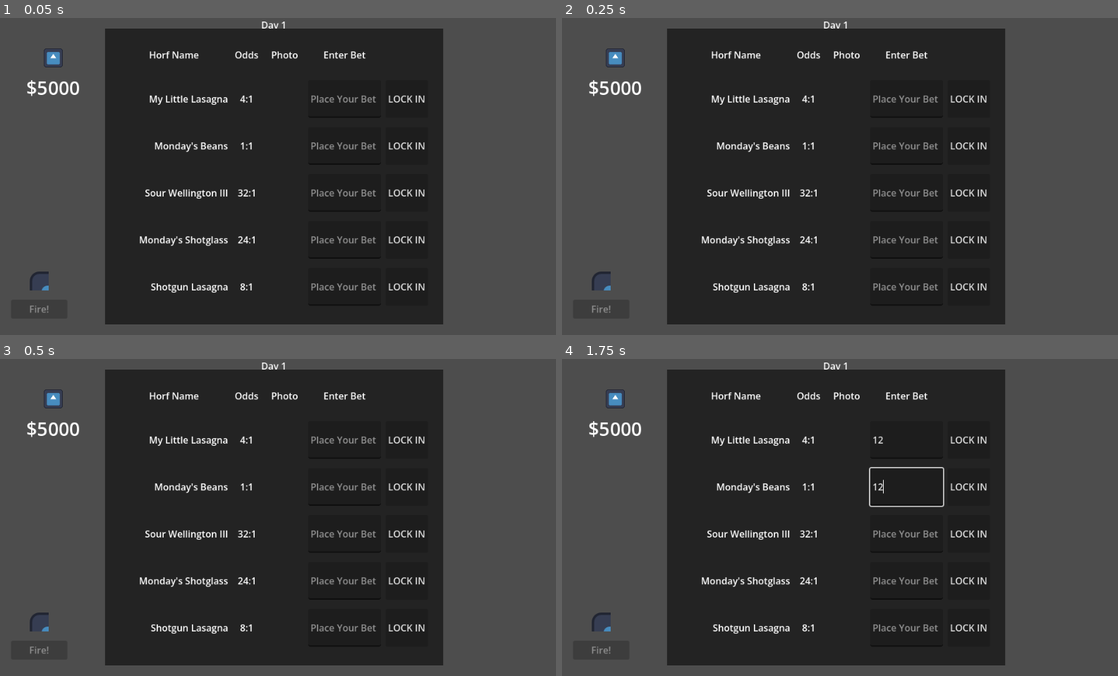
Above: before the commit, frames 1-4 (two rows, left to right).
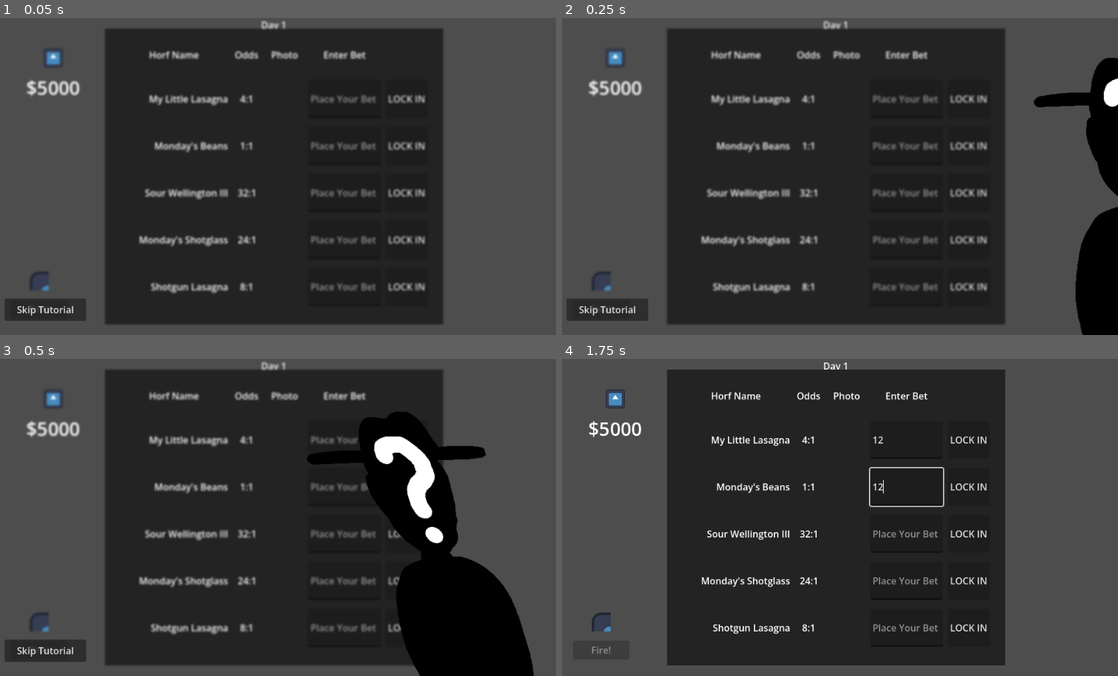
Above: after the commit, the same moments.

Repository: zlounsberry/RedEye-LD59
Game: Godot game, scene res://scenes/main.tscn
Same seed, same stepped clock (60 frames per second), same inputs: the game is played once before the commit and once after it. The engine's default icon, where the game draws it, is replaced by a stand-in: a white triangle on a blue panel in a dark square.
Inputs (mouse positions are in pixels of both pictures, inside the frame that each line leads up to):
- Up to frame 1 (0.05 s): no input
- Up to frame 2 (0.25 s): no input
- Up to frame 3 (0.5 s): no input
- Up to frame 4 (1.75 s): click (606, 650) at 0.5 s, where only the run after the commit has a clickable "Skip Tutorial"; click (906, 438) at 1.27 s; type "12" at 1.35 s; click (906, 485) at 1.5 s; type "12" at 1.58 s; click (906, 533) at 1.73 s

The runs differ from the first frame. In frame 1, 4.1% of the frame differs, in the area x 0-77%, y 0-96%; in frame 2, 9.0%; in frame 3, 17%, in the area x 0-97%, y 0-100%; in frame 4, nothing differs.

Commit message:
getting closer

Diff:
--- /dev/null
+++ b/resources/godot_resources/blur.gdshader
@@ -0,0 +1,14 @@
+shader_type canvas_item;
+
+uniform sampler2D screen_texture: hint_screen_texture, repeat_disable, filter_linear_mipmap;
+uniform float blur_amount : hint_range(0, 3.5) = 0.0; // Strength of the blur effect
+
+void fragment() {
+    // Original color of the pixel from the screen
+    vec4 pixelColor = texture(screen_texture, UV);
+
+    // Color with blur effect from the screen
+    vec4 blurColor = textureLod(screen_texture, SCREEN_UV, blur_amount);
+
+    COLOR = blurColor;
+}
--- a/scenes/horf.tscn
+++ b/scenes/horf.tscn
@@ -39,6 +39,18 @@
 "transitions": PackedFloat32Array(1),
 "update": 0,
 "values": [0.0]
+}
+tracks/2/type = "value"
+tracks/2/imported = false
+tracks/2/enabled = true
+tracks/2/path = NodePath("Path2D/PathFollow2D/Horf:position")
+tracks/2/interp = 1
+tracks/2/loop_wrap = true
+tracks/2/keys = {
+"times": PackedFloat32Array(0),
+"transitions": PackedFloat32Array(1),
+"update": 0,
+"values": [Vector2(0, 0)]
 }
 
 [sub_resource type="Animation" id="Animation_6nhuy"]
@@ -71,10 +83,29 @@
 "values": [Vector2(0.5, 0.5), Vector2(0.55, 0.55), Vector2(0.5, 0.5), Vector2(0.55, 0.55), Vector2(0.5, 0.5)]
 }
 
+[sub_resource type="Animation" id="Animation_4hw04"]
+resource_name = "scared"
+length = 0.52
+loop_mode = 1
+step = 0.01
+tracks/0/type = "value"
+tracks/0/imported = false
+tracks/0/enabled = true
+tracks/0/path = NodePath("Path2D/PathFollow2D/Horf:position")
+tracks/0/interp = 1
+tracks/0/loop_wrap = true
+tracks/0/keys = {
+"times": PackedFloat32Array(0, 0.02, 0.04, 0.06, 0.08, 0.099999994, 0.12, 0.14, 0.16, 0.17999999, 0.19999999, 0.22, 0.24, 0.26, 0.28, 0.3, 0.32, 0.33999997, 0.35999998, 0.38, 0.39999998, 0.42, 0.44, 0.46, 0.48, 0.49999997, 0.52),
+"transitions": PackedFloat32Array(1, 1, 1, 1, 1, 1, 1, 1, 1, 1, 1, 1, 1, 1, 1, 1, 1, 1, 1, 1, 1, 1, 1, 1, 1, 1, 1),
+"update": 1,
+"values": [Vector2(0, 0), Vector2(1, 1), Vector2(0, 0), Vector2(-1, -1), Vector2(0, 0), Vector2(2, -2), Vector2(0, 0), Vector2(-2, 2), Vector2(0, 0), Vector2(1, 1), Vector2(0, 0), Vector2(-1, -1), Vector2(0, 0), Vector2(2, -2), Vector2(0, 0), Vector2(-2, 2), Vector2(0, 0), Vector2(1, 1), Vector2(0, 0), Vector2(-1, -1), Vector2(0, 0), Vector2(2, -2), Vector2(0, 0), Vector2(-2, 2), Vector2(0, 0), Vector2(1, 1), Vector2(0, 0)]
+}
+
 [sub_resource type="AnimationLibrary" id="AnimationLibrary_60tau"]
 _data = {
 &"RESET": SubResource("Animation_s5b6s"),
-&"run": SubResource("Animation_6nhuy")
+&"run": SubResource("Animation_6nhuy"),
+&"scared": SubResource("Animation_4hw04")
 }
 
 [sub_resource type="Animation" id="Animation_60tau"]
@@ -168,6 +199,10 @@
 [node name="Horf" type="Sprite2D" parent="Path2D/PathFollow2D" unique_id=434169828]
 scale = Vector2(0.5, 0.5)
 texture = ExtResource("1_00vqn")
+
+[node name="Locked" type="Label" parent="Path2D/PathFollow2D/Horf" unique_id=1881174847]
+offset_right = 40.0
+offset_bottom = 23.0
 
 [node name="Emote" type="Sprite2D" parent="Path2D/PathFollow2D" unique_id=729160741]
 texture_filter = 1
@@ -215,6 +250,15 @@
 layout_mode = 2
 text = "Win"
 
+[node name="Bet" type="Label" parent="." unique_id=1937185740]
+offset_left = -32.0
+offset_top = -24.0
+offset_right = 32.0
+offset_bottom = 24.0
+theme_override_font_sizes/font_size = 18
+horizontal_alignment = 1
+vertical_alignment = 1
+
 [connection signal="mouse_entered" from="Path2D/PathFollow2D/MouseHitbox" to="." method="_on_mouse_hitbox_mouse_entered"]
 [connection signal="mouse_exited" from="Path2D/PathFollow2D/MouseHitbox" to="." method="_on_mouse_hitbox_mouse_exited"]
 [connection signal="timeout" from="ChangeSpeed" to="." method="_on_change_speed_timeout"]
--- /dev/null
+++ b/scenes/menus/game_over.tscn
@@ -0,0 +1,13 @@
+[gd_scene format=3 uid="uid://b2frlq6axenbe"]
+
+[ext_resource type="Script" uid="uid://degno6f50f33m" path="res://scripts/menus/game_over.gd" id="1_ujjcl"]
+
+[node name="GameOver" type="Control" unique_id=866343158]
+layout_mode = 3
+anchors_preset = 0
+script = ExtResource("1_ujjcl")
+
+[node name="ColorRect" type="ColorRect" parent="." unique_id=816525305]
+layout_mode = 0
+offset_right = 40.0
+offset_bottom = 40.0
--- /dev/null
+++ b/scenes/stranger.tscn
@@ -0,0 +1,155 @@
+[gd_scene format=3 uid="uid://cjxlxx057f5gc"]
+
+[ext_resource type="Shader" uid="uid://dans0r71nqdut" path="res://resources/godot_resources/blur.gdshader" id="1_fallq"]
+[ext_resource type="Script" uid="uid://bn6xihfjwnwe" path="res://scripts/stranger.gd" id="1_kdpdp"]
+[ext_resource type="Texture2D" uid="uid://dxluetgnmx57p" path="res://icon.svg" id="3_w1sbw"]
+[ext_resource type="Texture2D" uid="uid://c7ic4ww6b0kp7" path="res://resources/sprites/stranger.png" id="4_m0c2h"]
+
+[sub_resource type="ShaderMaterial" id="ShaderMaterial_qd7sj"]
+shader = ExtResource("1_fallq")
+shader_parameter/blur_amount = 1.0000000475
+
+[sub_resource type="Animation" id="Animation_7fee1"]
+length = 0.001
+tracks/0/type = "value"
+tracks/0/imported = false
+tracks/0/enabled = true
+tracks/0/path = NodePath("Stranger:position")
+tracks/0/interp = 1
+tracks/0/loop_wrap = true
+tracks/0/keys = {
+"times": PackedFloat32Array(0),
+"transitions": PackedFloat32Array(1),
+"update": 0,
+"values": [Vector2(1183, 276)]
+}
+tracks/1/type = "value"
+tracks/1/imported = false
+tracks/1/enabled = true
+tracks/1/path = NodePath("Stranger:skew")
+tracks/1/interp = 1
+tracks/1/loop_wrap = true
+tracks/1/keys = {
+"times": PackedFloat32Array(0),
+"transitions": PackedFloat32Array(1),
+"update": 0,
+"values": [0.0]
+}
+tracks/2/type = "value"
+tracks/2/imported = false
+tracks/2/enabled = true
+tracks/2/path = NodePath("Panel:modulate")
+tracks/2/interp = 1
+tracks/2/loop_wrap = true
+tracks/2/keys = {
+"times": PackedFloat32Array(0),
+"transitions": PackedFloat32Array(1),
+"update": 0,
+"values": [Color(1, 1, 1, 0)]
+}
+
+[sub_resource type="Animation" id="Animation_1m1x2"]
+resource_name = "enter"
+length = 1.25
+step = 0.01
+tracks/0/type = "value"
+tracks/0/imported = false
+tracks/0/enabled = true
+tracks/0/path = NodePath("Stranger:position")
+tracks/0/interp = 1
+tracks/0/loop_wrap = true
+tracks/0/keys = {
+"times": PackedFloat32Array(0, 0.39, 0.59, 1),
+"transitions": PackedFloat32Array(1, 1, 1, 1),
+"update": 0,
+"values": [Vector2(1183, 276), Vector2(683, 276), Vector2(595, 324), Vector2(683, 276)]
+}
+tracks/1/type = "value"
+tracks/1/imported = false
+tracks/1/enabled = true
+tracks/1/path = NodePath("Stranger:skew")
+tracks/1/interp = 1
+tracks/1/loop_wrap = true
+tracks/1/keys = {
+"times": PackedFloat32Array(0, 0.38999993, 0.59, 1),
+"transitions": PackedFloat32Array(1, 1, 1, 1),
+"update": 0,
+"values": [0.0, 0.0, -0.6335545184739417, 0.0]
+}
+tracks/2/type = "value"
+tracks/2/imported = false
+tracks/2/enabled = true
+tracks/2/path = NodePath("Panel:modulate")
+tracks/2/interp = 1
+tracks/2/loop_wrap = true
+tracks/2/keys = {
+"times": PackedFloat32Array(1, 1.25),
+"transitions": PackedFloat32Array(1, 1),
+"update": 0,
+"values": [Color(1, 1, 1, 0), Color(1, 1, 1, 1)]
+}
+
+[sub_resource type="AnimationLibrary" id="AnimationLibrary_3dvx7"]
+_data = {
+&"RESET": SubResource("Animation_7fee1"),
+&"enter": SubResource("Animation_1m1x2")
+}
+
+[sub_resource type="StyleBoxFlat" id="StyleBoxFlat_kdpdp"]
+bg_color = Color(0.13605595, 0.13605595, 0.13605595, 1)
+
+[node name="Stranger" type="Control" unique_id=368258073]
+process_mode = 3
+z_index = 2
+layout_mode = 3
+anchors_preset = 0
+script = ExtResource("1_kdpdp")
+
+[node name="Blur" type="Sprite2D" parent="." unique_id=1959138848]
+material = SubResource("ShaderMaterial_qd7sj")
+position = Vector2(478.5, 263.5)
+scale = Vector2(8.4765625, 5.1171875)
+texture = ExtResource("3_w1sbw")
+
+[node name="Stranger" type="Sprite2D" parent="." unique_id=1553198031]
+position = Vector2(1183, 276)
+texture = ExtResource("4_m0c2h")
+
+[node name="EntryAnim" type="AnimationPlayer" parent="." unique_id=500994981]
+libraries/ = SubResource("AnimationLibrary_3dvx7")
+
+[node name="Panel" type="Panel" parent="." unique_id=139046825]
+modulate = Color(1, 1, 1, 0)
+layout_mode = 0
+offset_left = 183.0
+offset_top = 350.0
+offset_right = 630.0
+offset_bottom = 516.0
+theme_override_styles/panel = SubResource("StyleBoxFlat_kdpdp")
+
+[node name="Label" type="Label" parent="Panel" unique_id=2134657505]
+modulate = Color(1, 1, 1, 0)
+layout_mode = 1
+anchors_preset = 15
+anchor_right = 1.0
+anchor_bottom = 1.0
+offset_left = 28.0
+offset_top = 20.0
+offset_right = -28.0
+offset_bottom = -20.0
+grow_horizontal = 2
+grow_vertical = 2
+text = "And in a real pinch, no one is going to notice if your starter pistol pops off an extra time during the race, right? Those things are finicky! Just make sure your horf is locked in when you do it, eh?"
+horizontal_alignment = 1
+autowrap_mode = 2
+
+[node name="Skip" type="Button" parent="." unique_id=807826555]
+layout_mode = 0
+offset_left = 21.0
+offset_top = 478.0
+offset_right = 160.0
+offset_bottom = 516.0
+text = "Skip Tutorial
+"
+
+[connection signal="pressed" from="Skip" to="." method="_on_skip_pressed"]
--- a/scripts/horf.gd
+++ b/scripts/horf.gd
@@ -2,6 +2,10 @@
 
 const VELOCITY_UPDATES: int = 5
 const LOCK = preload("uid://b6r00itrrxmyd")
+const CONFUSED = preload("uid://cif4ww0qkyk26")
+const SCARED = preload("uid://cee0bckx7vjr2")
+const Z = preload("uid://jg5gpvumrfgl")
+
 
 @onready var path_follow_2d: PathFollow2D = $Path2D/PathFollow2D
 @onready var change_speed_timer: Timer = $ChangeSpeed
@@ -38,6 +42,16 @@
 	_connect_signals()
 
 
+func _physics_process(delta: float) -> void:
+	if race_over:
+		return
+	$Path2D/PathFollow2D/Horf/Locked.text = str(locked_in)
+	path_follow_2d.progress += (speed * delta * speed_modifier)
+	if path_follow_2d.progress_ratio >= 1.0:
+		print("horf wins!")
+		Signals.horf_is_winner.emit(horf_id)
+
+
 func assign_values_based_on_id() -> void:
 	if not GameData.HORF_DICT.has(horf_id):
 		print("out of range error")
@@ -68,17 +82,9 @@
 
 
 func _connect_signals() -> void:
+	Signals.misfire_gun.connect(_on_misfire_gun)
 	Signals.start_race.connect(_race_start)
 	Signals.horf_is_winner.connect(_race_over)
-
-
-func _physics_process(delta: float) -> void:
-	if race_over:
-		return
-	path_follow_2d.progress += (speed * delta * speed_modifier)
-	if path_follow_2d.progress_ratio >= 1.0:
-		print("horf wins!")
-		Signals.horf_is_winner.emit(horf_id)
 
 
 func _update_current_speed() -> void:
@@ -125,8 +131,23 @@
 func _on_misfire_gun() -> void:
 	if locked_in:
 		return
+	lock_in_timer.stop()
+	change_speed_timer.stop()
 	speed = 0
+	emote_sprite.texture = SCARED
+	emote_anim.play("show")
+	await emote_anim.animation_finished
+	emote_anim.play("idle")
+	await get_tree().create_timer(6.0).timeout
+	emote_anim.play_backwards("show")
+	horf_anim.play("run")
+	_update_current_speed()
 	change_speed_timer.start()
+	lock_in_timer.start()
+
+
+func populate_bet_text(amount: int) -> void:
+	$Bet.text = str(amount)
 
 
 func _on_change_speed_timeout() -> void:
@@ -136,14 +157,16 @@
 func _on_lock_in_timeout() -> void:
 	if locked_in:
 		return
+	var random_float: float = randf()
+	if random_float >= lock_in_likelihood:
+		locked_in = false
+		return
 	lock_in_timer.stop()
-	var random_float: float = randf()
-	if random_float <= lock_in_likelihood:
-		locked_in = true
-		emote_sprite.texture = LOCK
-		emote_anim.play("show")
-		await emote_anim.animation_finished
-		emote_anim.play("idle")
+	locked_in = true
+	emote_sprite.texture = LOCK
+	emote_anim.play("show")
+	await emote_anim.animation_finished
+	emote_anim.play("idle")
 	await get_tree().create_timer(3.0).timeout
 	locked_in = false
 	lock_in_timer.start()
--- a/scripts/main.gd
+++ b/scripts/main.gd
@@ -1,6 +1,8 @@
 extends Control
 
 const HORF_ID_ARRAY: Array = [0,1,2,3,4,5,6,7]
+const STRANGER = preload("uid://cjxlxx057f5gc")
+
 
 @onready var day_title: RichTextLabel = $DayTitle
 @onready var place_bets_menu: Panel = $PlaceBetsMenu
@@ -18,6 +20,13 @@
 		day_title.text = str("[center]Day ", GameData.current_day)
 	else:
 		day_title.text = str("[center][shake]Day ", GameData.current_day)
+		var stranger = STRANGER.instantiate()
+		stranger.text_id = 1
+		add_child(stranger)
+	if GameData.current_day == 1:
+		var stranger = STRANGER.instantiate()
+		stranger.text_id = 0
+		add_child(stranger)
 	var random_horf_id_array = _randomize_id_array()
 	_assign_horf_ids(random_horf_id_array)
 	await get_tree().process_frame
@@ -53,6 +62,9 @@
 	if horf_bet_dict.has(horf_id):
 		prints(amount, "on horf", horf_id)
 		horf_bet_dict[horf_id] = amount
+	for horf_child in get_tree().get_nodes_in_group("horf"):
+		if horf_id == horf_child.horf_id:
+			horf_child.populate_bet_text(amount)
 
 
 func _populate_betting_menu() -> void:
--- /dev/null
+++ b/scripts/menus/game_over.gd
@@ -0,0 +1,6 @@
+extends Control
+
+@export var player_wins: bool = false
+
+func _ready() -> void:
+	pass
--- a/scripts/menus/money_ui.gd
+++ b/scripts/menus/money_ui.gd
@@ -10,9 +10,7 @@
 
 
 func _change_number(delta: int) -> void:
-	print("_change_number")
 	get_tree().paused = true
-	anim.play("shake")
 	var new_value = GameData.current_money + delta
 	while GameData.current_money != new_value:
 		var money_iteration: int
--- a/scripts/menus/place_bet_menu.gd
+++ b/scripts/menus/place_bet_menu.gd
@@ -74,7 +74,6 @@
 	name_4.text = str(horf_name_first_4, " ", horf_name_last_4)
 	odds_4.text = str(odds_to_one_4, ":1")
 	sprite_4.texture = load(horf_photo_path_4)
-	print('text populated', odds_to_one_4)
 
 
 func show_popup() -> void:
--- a/scripts/signal_gun.gd
+++ b/scripts/signal_gun.gd
@@ -16,6 +16,7 @@
 
 
 func _start_race() -> void:
+	race_started = true
 	fire.disabled = true
 	fire.text = '\"Misfire\"'
 	cooldown.start()
@@ -25,14 +26,17 @@
 
 
 func _misfire_gun() -> void:
+	print("_misfire_gun")
 	Signals.misfire_gun.emit()
 	gun.play("fire")
 	fire_sound.play()
-	cooldown.start()
+	fire.disabled = false
+	fire.text = 'No Ammo'
 
 
 func _on_fire_pressed() -> void:
 	if race_started:
+		print("misfiring _on_fire_pressed")
 		_misfire_gun()
 	else:
 		_start_race()
--- /dev/null
+++ b/scripts/stranger.gd
@@ -0,0 +1,71 @@
+extends Control
+
+const TEXT_DICT: Dictionary = {
+	0: {
+		0: "Another fine day at the office, eh? *Ahem*... Boss sent me to collect your debt by the end of the week.",
+		1: "No hard feelings, but if you don't have that $100,000 by Day 5... Well...",
+		2: "You know...",
+		3: "But hey, you're resourceful. You've got more control here than you think. Shady racetrack like this? No one is going to be the wiser if you tip the scales in your favor.",
+		4: "Why not try your hand at being strategic with your starting signal? Go ahead and bet on a horse that'll pay you out and be smart about when you fire that shot, eh?",
+		5: "Plus, you know those riders don't get paid enough. You can give 'em a little extra to try a little harder... *Ahem*... in one direction or the other.",
+		6: "And in a real pinch, no one is going to notice if your starter pistol pops off an extra time during the race, right? Those things are finicky! Just make sure your horf is locked in when you do it, eh?",
+		7: "Either way, you've got until the weekend to get our cash. $100K, remember? Should be easy for a slick starter like you. I'll be back in a few days... *Ahem*... And you'll have our cash."
+	},
+	1: {
+		0: "Yep!"
+	},
+}
+
+@export var text_id: int
+
+@onready var current_text_block: int = 0
+@onready var entry_anim: AnimationPlayer = $EntryAnim
+@onready var label: Label = $Panel/Label
+@onready var can_advance: bool = false
+
+
+func _ready() -> void:
+	get_tree().paused = true
+	entry_anim.play("enter")
+	await entry_anim.animation_finished
+	_populate_text()
+
+
+func _input(event: InputEvent) -> void:
+	if event is InputEventMouseButton:
+		print('click')
+		if can_advance:
+			print('click registered', can_advance)
+			can_advance = false
+			_populate_text()
+
+
+func _populate_text() -> void:
+	prints("_populate_text()", text_id)
+	var tween: Tween = create_tween().set_ease(Tween.EASE_OUT).set_trans(Tween.TRANS_LINEAR)
+	tween.tween_property(label, "modulate:a", 0, 0.15)
+	await tween.finished
+	if current_text_block >= TEXT_DICT[text_id].size():
+		_leave()
+		return
+	label.text = TEXT_DICT[text_id][current_text_block]
+	label.visible_ratio = 0
+	label.modulate.a = 1
+	var text_tween: Tween = create_tween().set_ease(Tween.EASE_OUT).set_trans(Tween.TRANS_LINEAR)
+	text_tween.tween_property(label, "visible_ratio", 1, 0.5)
+	await text_tween.finished
+	current_text_block += 1
+	can_advance = true
+
+
+func _leave() -> void:
+	entry_anim.play_backwards("enter")
+	await entry_anim.animation_finished
+	if is_inside_tree():
+		get_tree().paused = false
+		self.queue_free()
+
+
+func _on_skip_pressed() -> void:
+	can_advance = false
+	_leave()
Not shown, added: resources/godot_resources/blur.gdshader.uid
Binary file added: resources/sprites/confused.png
Not shown, added: resources/sprites/confused.png.import
Binary file added: resources/sprites/emojis.ase
Binary file added: resources/sprites/scared.png
Not shown, added: resources/sprites/scared.png.import
Binary file added: resources/sprites/stranger.png
Not shown, added: resources/sprites/stranger.png.import
Binary file added: resources/sprites/z.png
Not shown, added: resources/sprites/z.png.import
Not shown, added: scripts/menus/game_over.gd.uid
Not shown, added: scripts/stranger.gd.uid
